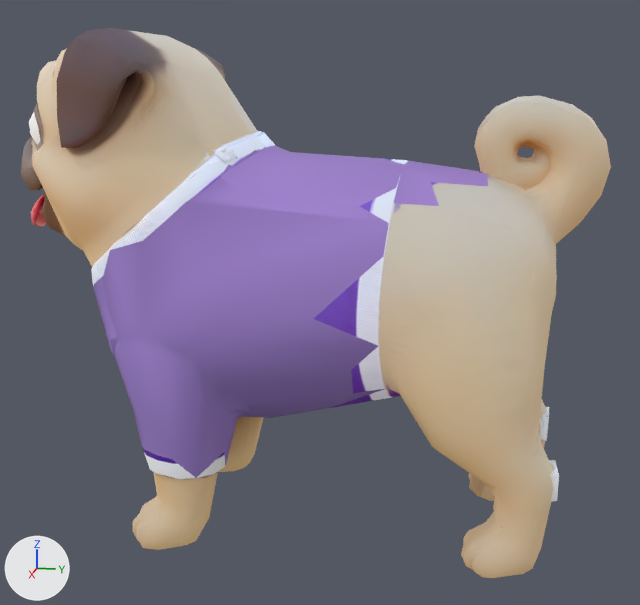
What one commit did to the glTF model public/assets/models/pugMeshyJersey.glb.
The view is the same before and after, from a 50 mm camera at (0.00493, 0.00108, 0.00261) aimed at (0.00001, 0.0001, 0.00138). Arrows for +X, +Y and +Z are at lower left; the lights stay in place. The first picture is the older version. Where no turn or scale is listed for an object, it has been applied to the vertices. Vertices at exactly the same position are counted once.

In view in the first picture: 'char1'.
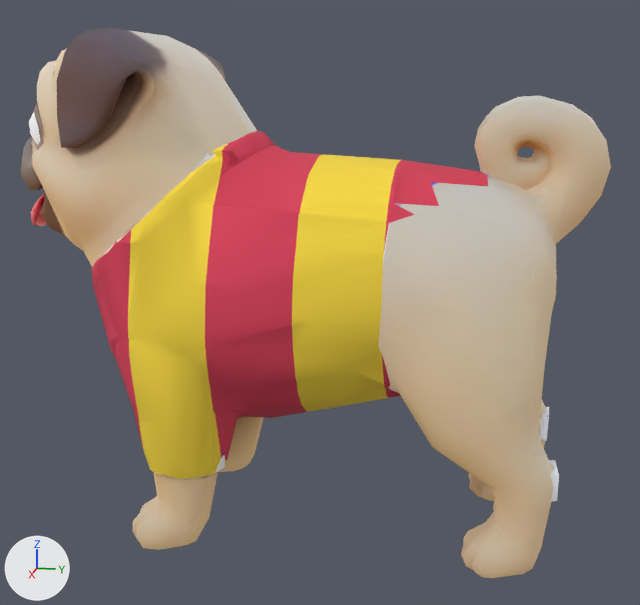
Edits to the scene script, one JSON object a line:
```json
{"op": "set", "path": "mat_jersey.base_color", "old": "(0.36, 0.23, 0.64)", "new": "(0.7, 0.05, 0.1)", "note": "purple #a284d1 -> red #da3f59"}
{"op": "add", "block": "mat_jersey2", "code": ["mat_jersey2 = principled_material('Jersey2')", "mat_jersey2.base_color = (0.95, 0.7, 0.05)  # yellow #f9da3f", "mat_jersey2.roughness = 0.9"]}
{"block": "me_char1", "where": "# used by ob_char1; location = (0.0, 0.0, 0.0)"}
{"op": "remove", "block": "me_char1", "code": "me_char1.from_pydata(...)  # 1730 vertices, 3490 faces; spans x -0.00081..0.00081, y -0.00166..0.00167, z 0.00006..0.00291"}
{"op": "add", "block": "me_char1", "code": "me_char1.from_pydata(...)  # 1994 vertices, 4002 faces; spans x -0.00081..0.00081, y -0.00166..0.00167, z 0.00006..0.00291"}
{"block": "me_char1", "change": "me_char1 part 1: 264 vertices added at x -0.00079..0.0008, y -0.00079..0.00054, z 0.00053..0.00231"}
{"block": "me_char1", "change": "me_char1 part 2: 83 faces spanning x -0.00065..0.00062, y -0.00123..0.00101, z 0.00053..0.00236 switch from mat_material_1 to mat_jersey (red #da3f59)"}
{"block": "me_char1", "change": "me_char1 part 3: 45 faces spanning x -0.00073..0.00074, y -0.00077..0.00054, z 0.00051..0.00227 switch from mat_material_1 to mat_jersey2 (yellow #f9da3f)"}
{"block": "me_char1", "change": "me_char1 part 4: 76 faces spanning x -0.00081..0.00081, y -0.00078..0.00053, z 0.00051..0.00203 switch from mat_jersey (purple #a284d1) to mat_jersey2 (yellow #f9da3f)"}
```

What differs and where, as boxes [x1, y1, x2, y2] in the pictures (640 x 605 px):
```json
{"object": "char1", "change": "recoloured", "before": [90, 127, 491, 482], "after": [90, 127, 491, 482]}
{"part": 1, "of": "me_char1", "change": "added", "after": [110, 140, 408, 474]}
{"part": 2, "of": "me_char1", "change": "recoloured", "before": [91, 131, 415, 286], "after": [91, 131, 415, 286]}
{"part": 3, "of": "me_char1", "change": "recoloured", "before": [143, 157, 383, 479], "after": [143, 157, 383, 479]}
{"part": 4, "of": "me_char1", "change": "recoloured", "before": [141, 201, 359, 478], "after": [141, 201, 359, 478], "on screen": "purple to yellow"}
```
